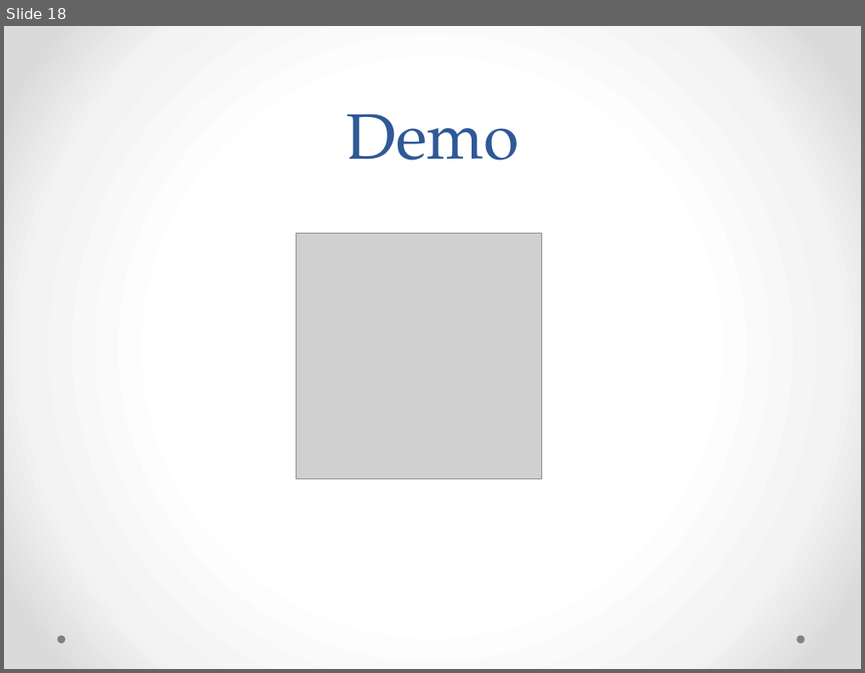
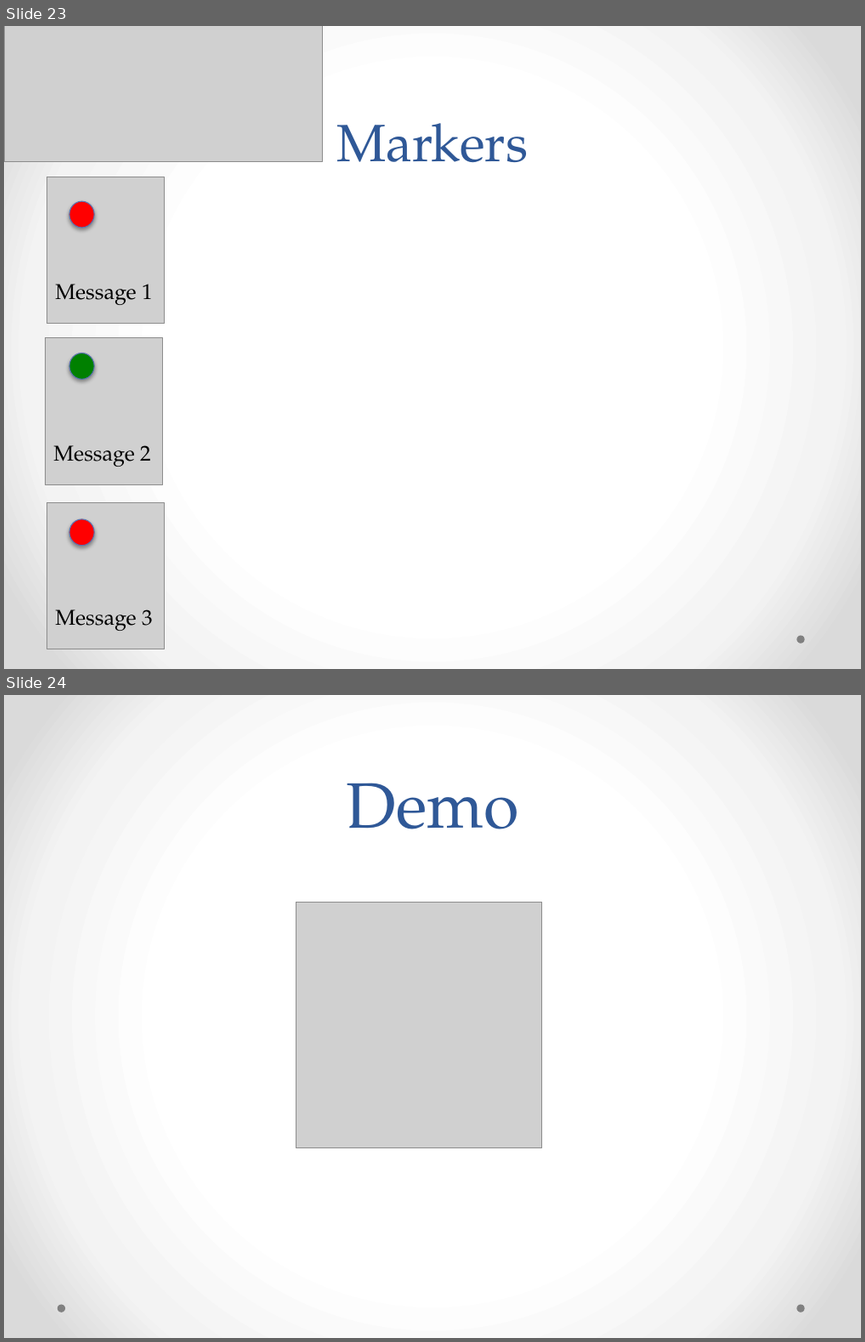
Before and after one commit to solidjb/elk-demo, a slide deck: oclc-elk.pptx. Shown one above the other, each under a label of ours: slide 18 before the commit, slides 23 and 24 after it. The pictures are 865x673 and 865x1342 pixels, drawn with LibreOffice and Linux fonts; fonts in the diff are those of the drawing; grey boxes stand for pictures. Boxes give left, top, right and bottom in pixels: in the first picture for what was removed or moved away, otherwise in the second. Text is boxed around its words. In the diff, an @@ line names an element or a change of style, - is before the commit and + after.

```diff
--- a/oclc-elk.pptx
+++ b/oclc-elk.pptx
@@ slide 23 added at [4, 26, 861, 669], background gradient #FFFFFF to #F4F4F4 to #DADADA; not listed: 1 template element that a slide beside it also shows @@
@@ picture added at [4, 26, 323, 160] @@
@@ title added at [336, 123, 528, 163], 44 pt, text #2F5897 @@
+Markers
@@ picture added at [46, 176, 164, 324] @@
@@ ellipse added at [69, 202, 94, 228], fill #FF0000, outline #5C72B2 0.75 pt @@
@@ text added at [55, 284, 153, 305], 18 pt, text #000000 @@
+Message 1
@@ picture added at [45, 338, 162, 484] @@
@@ ellipse added at [69, 352, 94, 379], fill #008000, outline #5C72B2 0.75 pt @@
@@ text added at [53, 445, 151, 466], 18 pt, text #000000 @@
+Message 2
@@ picture added at [46, 502, 164, 649] @@
@@ ellipse added at [69, 519, 94, 545], fill #FF0000, outline #5C72B2 0.75 pt @@
@@ text added at [55, 609, 153, 630], 18 pt, text #000000 @@
+Message 3
@@ what was slide 18 is now slide 24 @@
```
Also in this commit, not shown: 1 slide changed, 8 other slides added, 2 slides removed.
